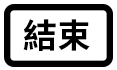
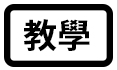
Layer changes from the first 117px x 70px image to the second:
added layer "教學" above "結束" over [23, 19, 90, 52]
hid "結束" over [23, 19, 90, 51]
